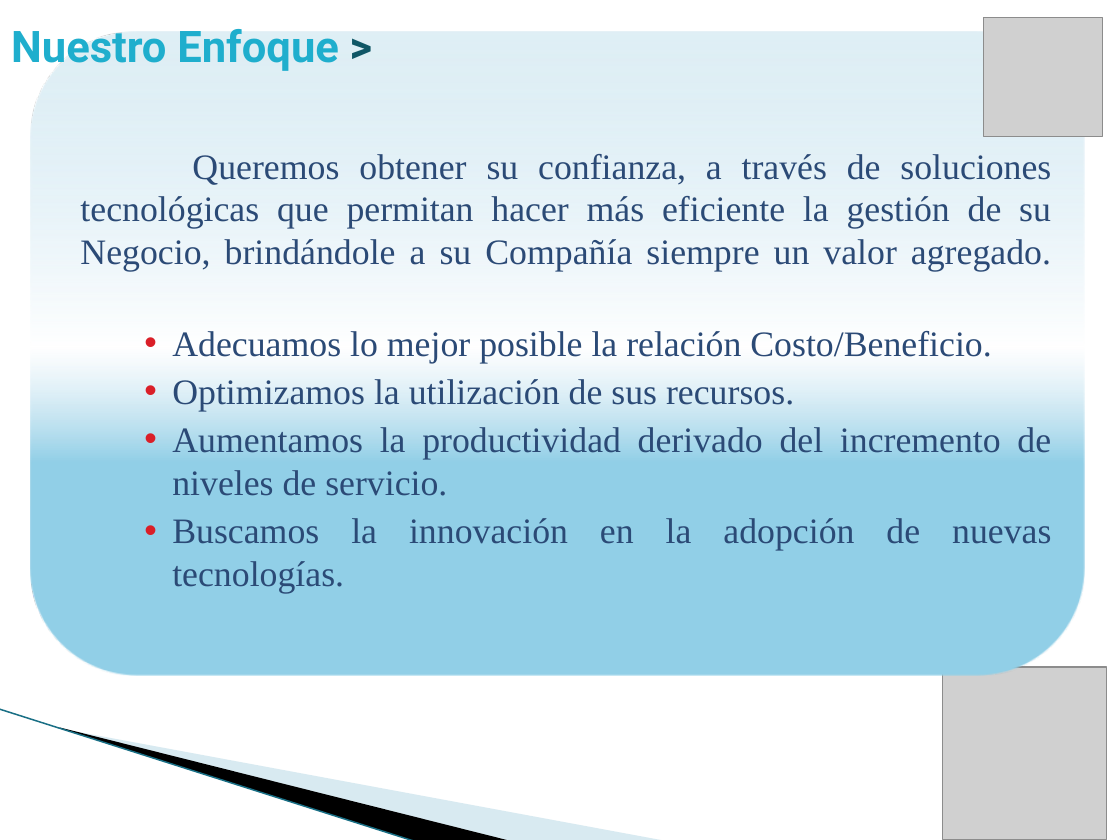
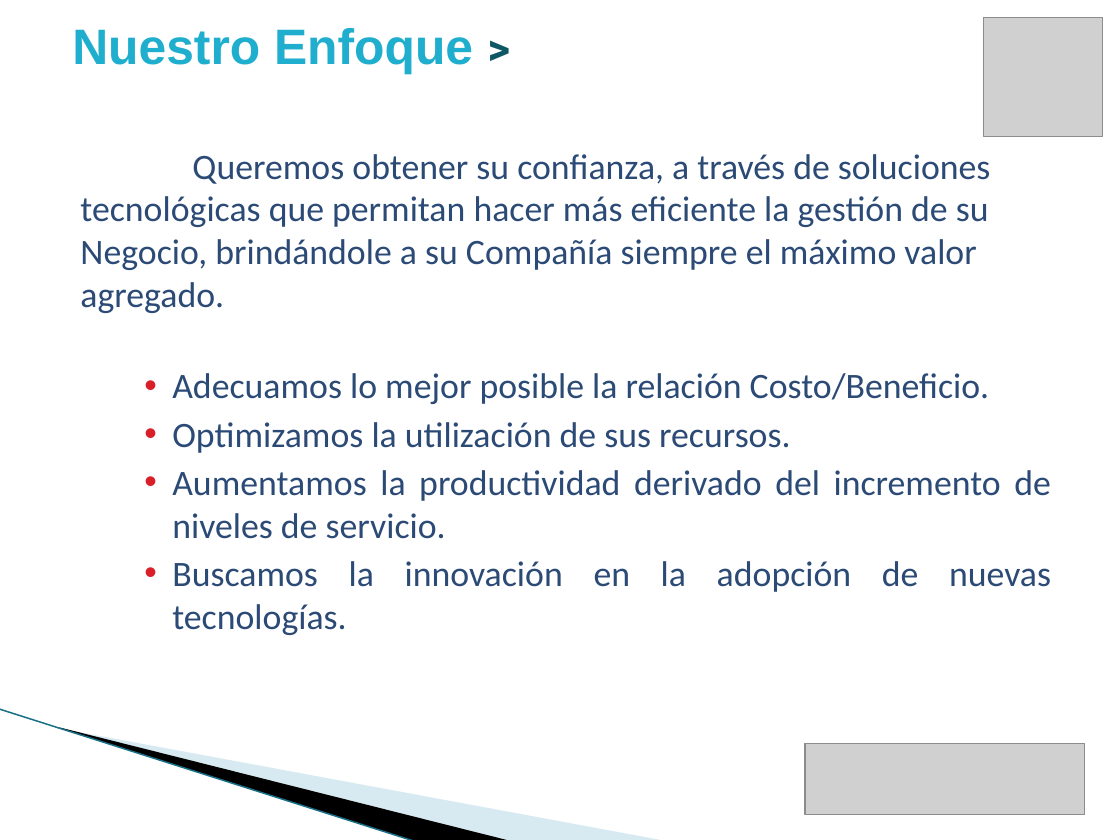
Before and after one commit to vicky1404/rev-ii, a slide deck: slide 3 of docs/comercial/brochure_2.pptx. Drawn at 1120x840 pixels with LibreOffice and Linux fonts; fonts in the diff are those of the drawing; grey boxes stand for pictures; background and template pictures are left out. Boxes give left, top, right and bottom in pixels: in the first picture for what was removed or moved away, otherwise in the second. Text is boxed around its words. In the diff, an @@ line names an element or a change of style, - is before the commit and + after.

```diff
--- a/docs/comercial/brochure_2.pptx
+++ b/docs/comercial/brochure_2.pptx
@@ title "Nuestro Enfoque >": place and size @@
-title "Nuestro Enfoque >" at [11,29,338,71]
+title "Nuestro Enfoque >" at [72,28,473,75]
@@ title "Nuestro Enfoque >" at [72,28,473,75]: size 28 to 32 pt, font Roboto to Arial @@
@@ rounded rectangle removed at [31,32,1085,676] @@
@@ text at [80,154,991,313]: text changed; font Times New Roman to Calibri @@
-Queremos obtener su confianza, a través de soluciones tecnológicas que permitan hacer más eficiente la gestión de su Negocio, brindándole a su Compañía siempre un valor agregado.
+Queremos obtener su confianza, a través de soluciones tecnológicas que permitan hacer más eficiente la gestión de su Negocio, brindándole a su Compañía siempre el máximo valor agregado.
@@ text at [172,373,1051,635]: font Times New Roman to Calibri in "Adecuamos lo mejor posible la relación Costo/Beneficio.", "Optimizamos la utilización de sus recursos.", "Aumentamos la productividad derivado del incremento de ...", "Buscamos la innovación en la adopción de ..." @@
@@ picture removed at [943,666,1107,840] @@
@@ picture added at [805,744,1085,814] @@
```
Also in this commit, not shown: 23 other slides changed, 1 slide added.
